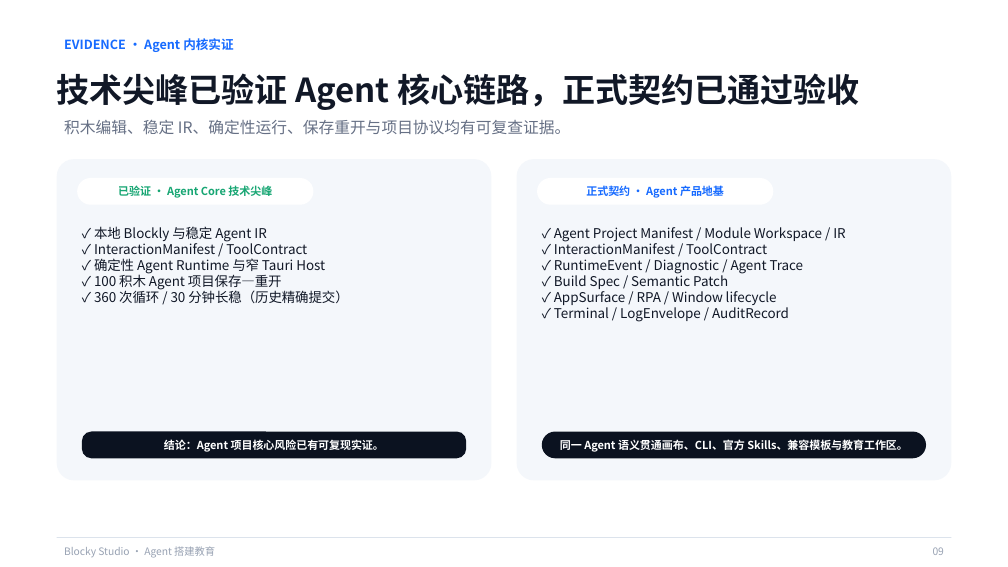
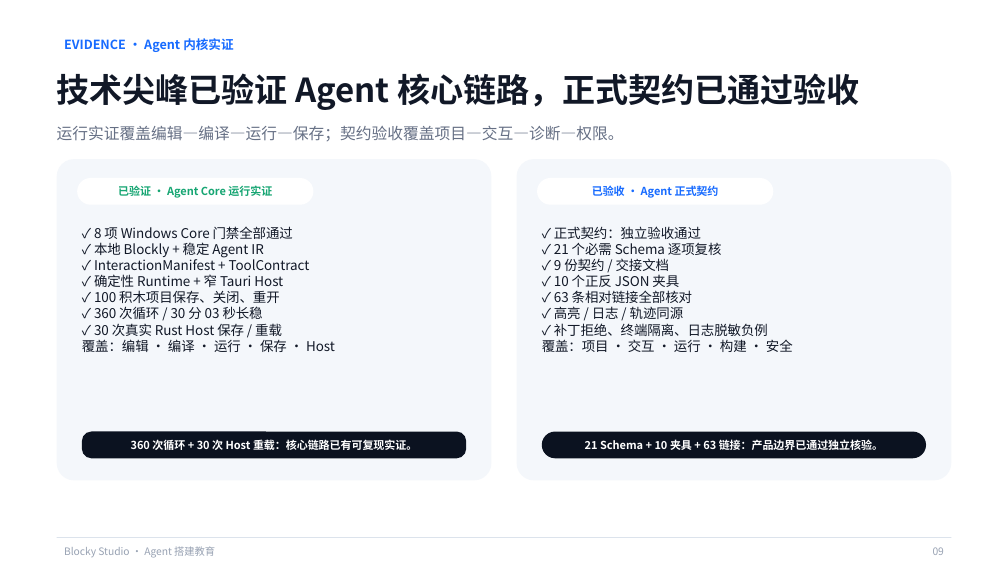
Before and after one commit to q2955161835-debug/Blocky-AI, a slide deck: slide 9 of PPT与商业计划书/Blocky-Studio-息壤杯-AI+教育.pptx. Drawn at 1008x567 pixels with LibreOffice and Linux fonts; fonts in the diff are those of the drawing; background and template pictures are left out. Boxes give left, top, right and bottom in pixels: in the first picture for what was removed or moved away, otherwise in the second. Text is boxed around its words. In the diff, an @@ line names an element or a change of style, - is before the commit and + after.

Commit message:
docs: enrich evidence slide with verified details

```diff
--- a/PPT与商业计划书/Blocky-Studio-息壤杯-AI+教育.pptx
+++ b/PPT与商业计划书/Blocky-Studio-息壤杯-AI+教育.pptx
@@ text "运行实证覆盖编辑—编译—运行—保存；契约验收覆盖项目—交互—诊断—权限。" at <box>57,126,624,141</box>: vertical alignment top to middle @@
@@ text at <box>57,126,624,141</box>: text changed @@
-积木编辑、稳定 IR、确定性运行、保存重开与项目协议均有可复查证据。
+运行实证覆盖编辑—编译—运行—保存；契约验收覆盖项目—交互—诊断—权限。
@@ text at <box>118,185,272,198</box>: text changed @@
-已验证 · Agent Core 技术尖峰
+已验证 · Agent Core 运行实证
@@ text at <box>592,185,719,198</box>: text changed @@
-正式契约 · Agent 产品地基
+已验收 · Agent 正式契约
@@ text at <box>82,226,335,352</box>: text changed @@
-✓ 本地 Blockly 与稳定 Agent IR
-✓ InteractionManifest / ToolContract
-✓ 确定性 Agent Runtime 与窄 Tauri Host
-✓ 100 积木 Agent 项目保存—重开
-✓ 360 次循环 / 30 分钟长稳（历史精确提交）
+✓ 8 项 Windows Core 门禁全部通过
+✓ 本地 Blockly + 稳定 Agent IR
+✓ InteractionManifest + ToolContract
+✓ 确定性 Runtime + 窄 Tauri Host
+✓ 100 积木项目保存、关闭、重开
+✓ 360 次循环 / 30 分 03 秒长稳
+✓ 30 次真实 Rust Host 保存 / 重载
+覆盖：编辑 · 编译 · 运行 · 保存 · Host
@@ text at <box>542,226,793,352</box>: text changed @@
-✓ Agent Project Manifest / Module Workspace / IR
-✓ InteractionManifest / ToolContract
-✓ RuntimeEvent / Diagnostic / Agent Trace
-✓ Build Spec / Semantic Patch
-✓ AppSurface / RPA / Window lifecycle
-✓ Terminal / LogEnvelope / AuditRecord
+✓ 正式契约：独立验收通过
+✓ 21 个必需 Schema 逐项复核
+✓ 9 份契约 / 交接文档
+✓ 10 个正反 JSON 夹具
+✓ 63 条相对链接全部核对
+✓ 高亮 / 日志 / 轨迹同源
+✓ 补丁拒绝、终端隔离、日志脱敏负例
+覆盖：项目 · 交互 · 运行 · 构建 · 安全
@@ text in rounded rectangle at <box>131,439,417,450</box>: text changed @@
-结论：Agent 项目核心风险已有可复现实证。
+360 次循环 + 30 次 Host 重载：核心链路已有可复现实证。
@@ text at <box>585,439,883,450</box>: text changed @@
-同一 Agent 语义贯通画布、CLI、官方 Skills、兼容模板与教育工作区。
+21 Schema + 10 夹具 + 63 链接：产品边界已通过独立核验。
```
Also in this commit, not shown: 1 other file.
